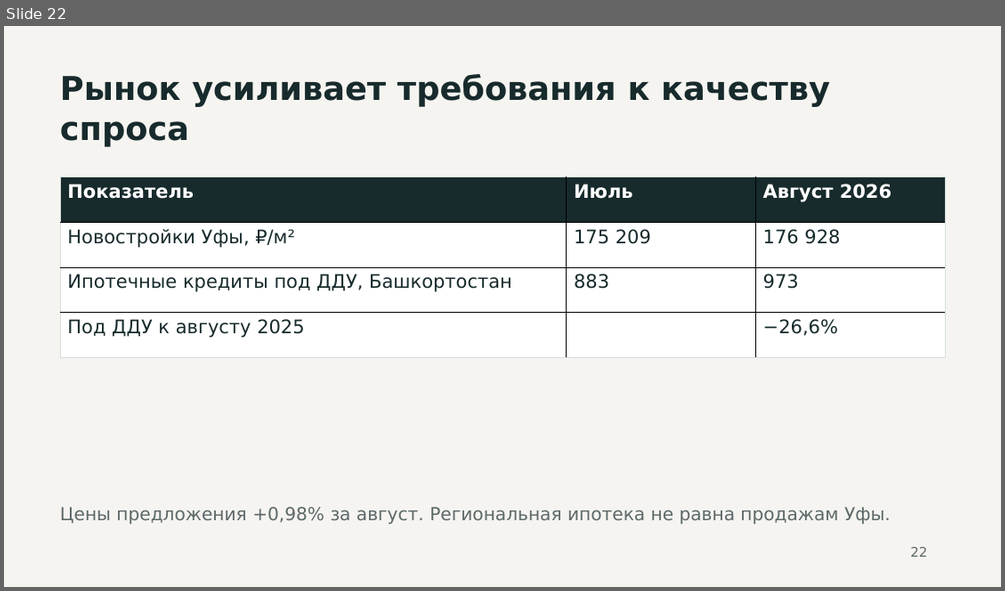
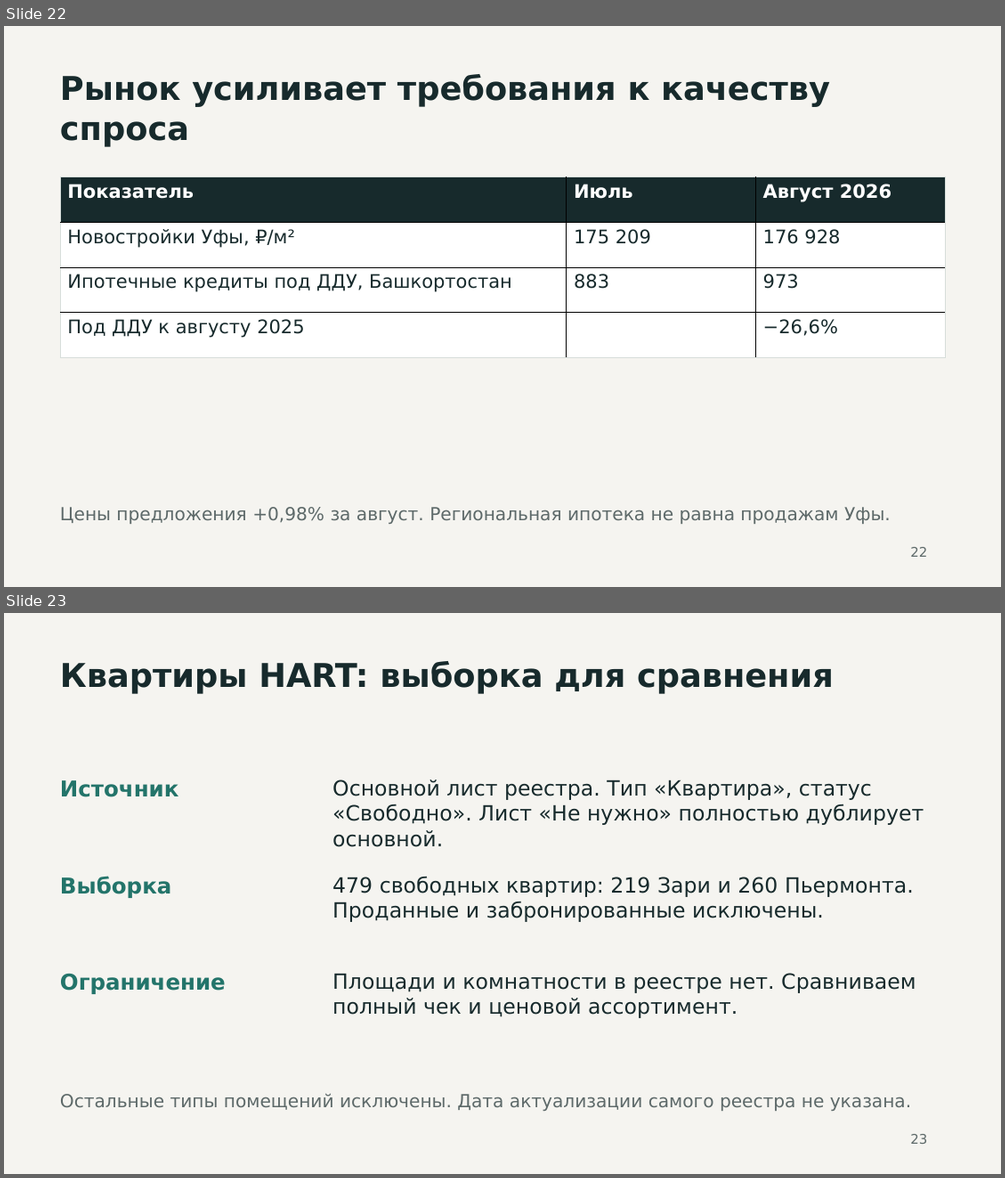
Before and after one commit to akaemov/hartdevelopment-meeting-realty, a slide deck: presentation/hartdevelopment-meeting-realty.pptx. Shown one above the other, each under a label of ours: slide 22 before the commit, slides 22 and 23 after it. The pictures are 1005x591 and 1005x1178 pixels, drawn with LibreOffice and Linux fonts; fonts in the diff are those of the drawing. Boxes give left, top, right and bottom in pixels: in the first picture for what was removed or moved away, otherwise in the second. Text is boxed around its words. In the diff, an @@ line names an element or a change of style, - is before the commit and + after.

Commit message:
Add HART apartment registry price comparison and retain Vysota separately

```diff
--- a/presentation/hartdevelopment-meeting-realty.pptx
+++ b/presentation/hartdevelopment-meeting-realty.pptx
@@ slide 23 added at <box>4,613,1001,1174</box>, background #F5F4F0 @@
@@ text added at <box>60,661,833,694</box>, 31.5 pt, text #172A2C, bold @@
+Квартиры HART: выборка для сравнения
@@ text added at <box>60,780,179,797</box>, 21 pt, text #23746A, bold @@
+Источник
@@ text added at <box>332,779,924,847</box>, 20.2 pt, text #172A2C @@
+Основной лист реестра. Тип «Квартира», статус «Свободно». Лист «Не нужно» полностью дублирует основной.
@@ text added at <box>60,876,171,898</box>, 21 pt, text #23746A, bold @@
+Выборка
@@ text added at <box>332,876,914,922</box>, 20.2 pt, text #172A2C @@
+479 свободных квартир: 219 Зари и 260 Пьермонта. Проданные и забронированные исключены.
@@ text added at <box>60,973,226,994</box>, 21 pt, text #23746A, bold @@
+Ограничение
@@ text added at <box>332,973,915,1018</box>, 20.2 pt, text #172A2C @@
+Площади и комнатности в реестре нет. Сравниваем полный чек и ценовой ассортимент.
@@ text added at <box>60,1093,911,1111</box>, 17.2 pt, text #5D6969 @@
+Остальные типы помещений исключены. Дата актуализации самого реестра не указана.
@@ text added at <box>910,1134,927,1143</box>, 12.8 pt, text #5D6969 @@
+23
```
Also in this commit, not shown: 18 slides changed, 6 other slides added, 1 slide removed, 11 other files.
